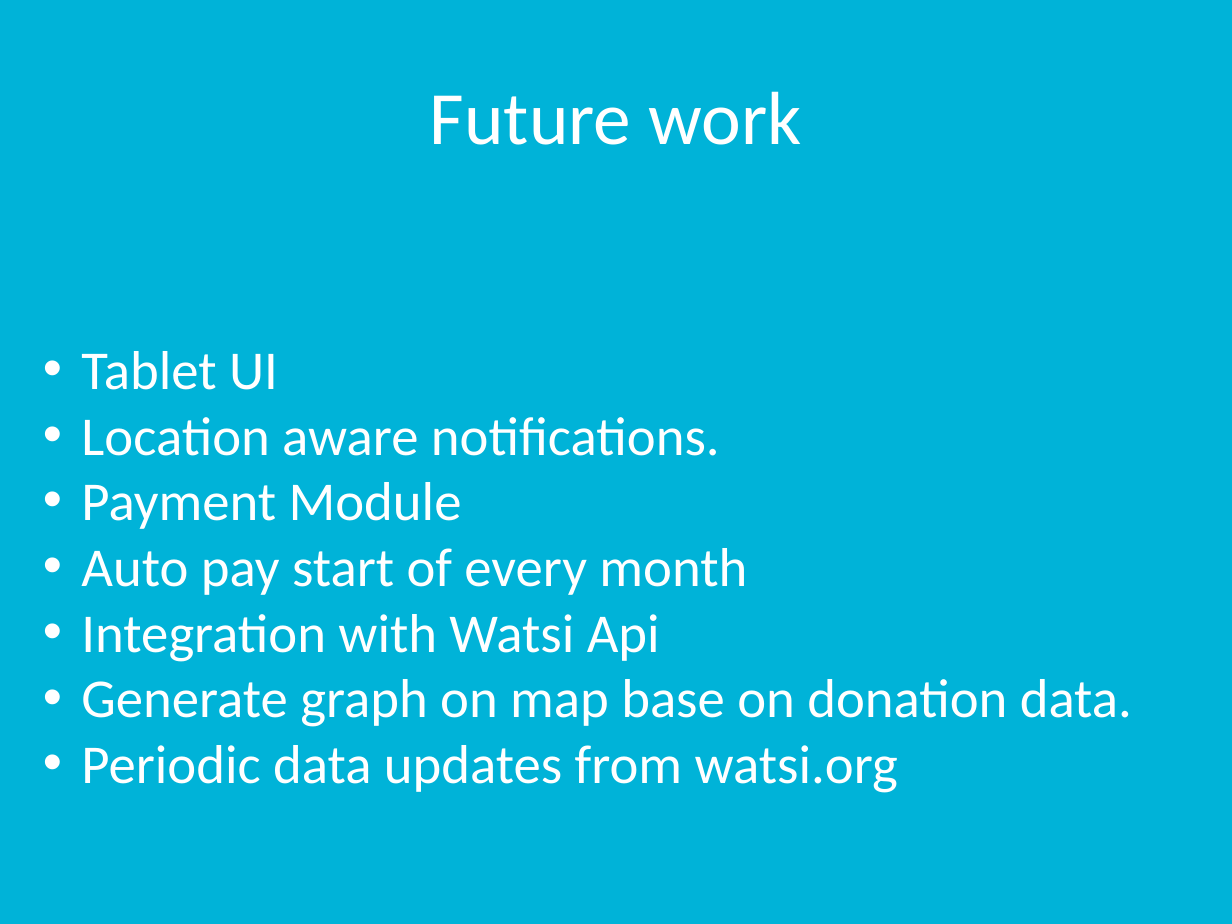
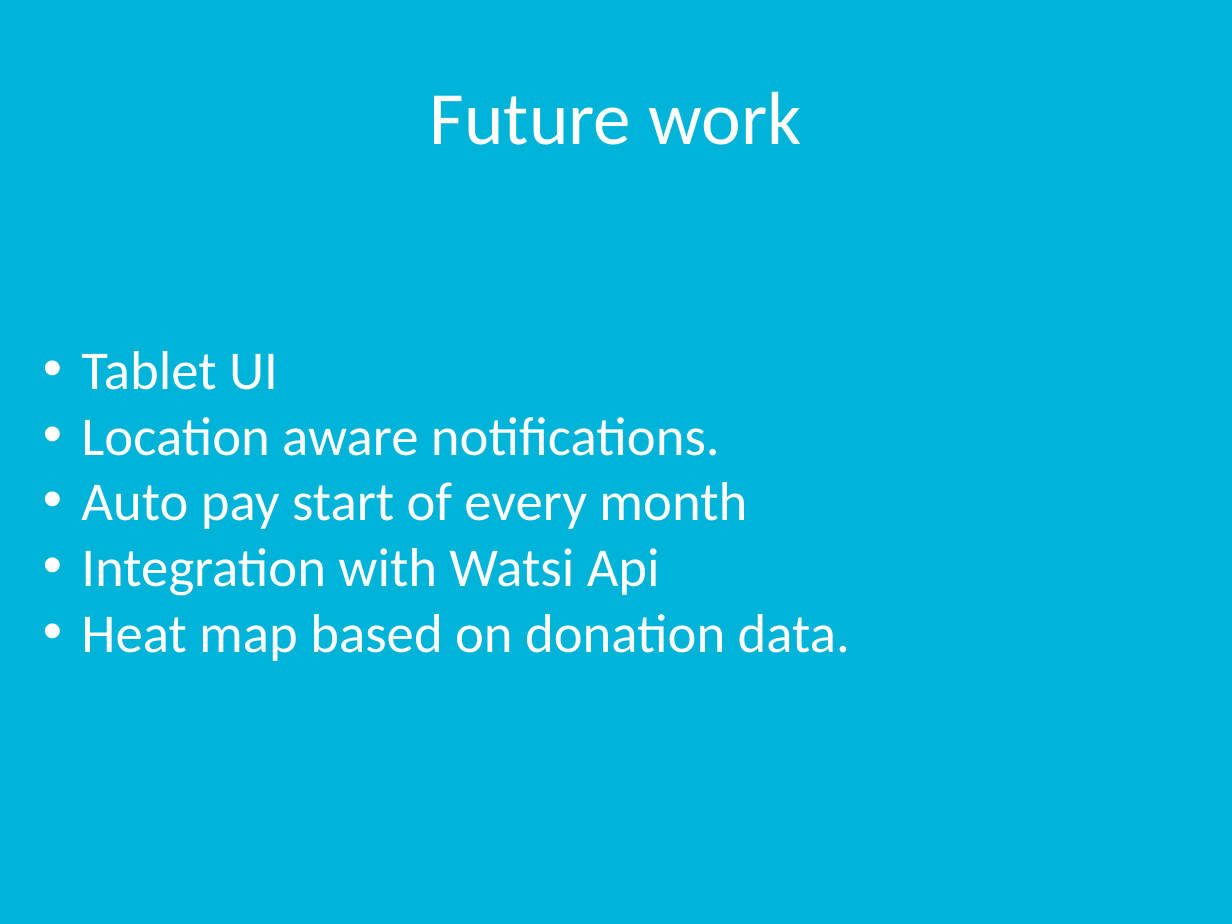
Before and after one commit to rutvijkumarshah/WatsiAndroidApp, a slide deck: slide 7 of docs/groupProject.pptx. Drawn at 1232x924 pixels with LibreOffice and Linux fonts; fonts in the diff are those of the drawing. Boxes give left, top, right and bottom in pixels: in the first picture for what was removed or moved away, otherwise in the second. Text is boxed around its words. In the diff, an @@ line names an element or a change of style, - is before the commit and + after.

Commit message:
updated ppt

```diff
--- a/docs/groupProject.pptx
+++ b/docs/groupProject.pptx
@@ text at box(81, 482, 462, 529): paragraph removed @@
-• Payment Module
@@ text at box(81, 614, 850, 661): text changed @@
-• Generate graph on map base on donation data.
-• Periodic data updates from watsi.org
+• Heat map based on donation data.
```
